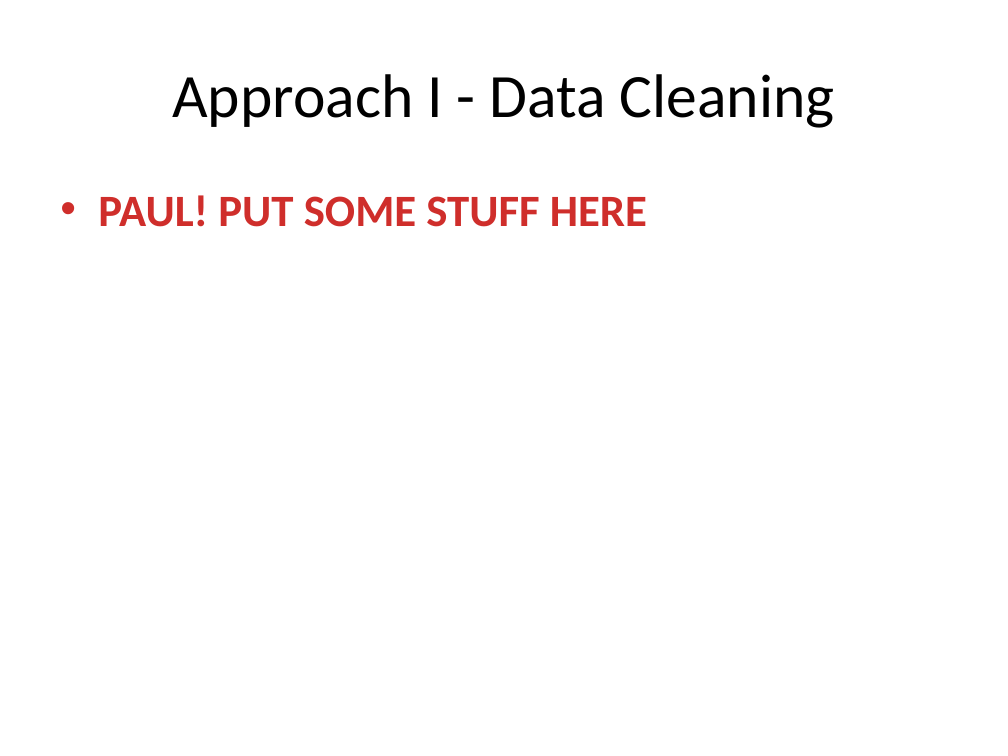
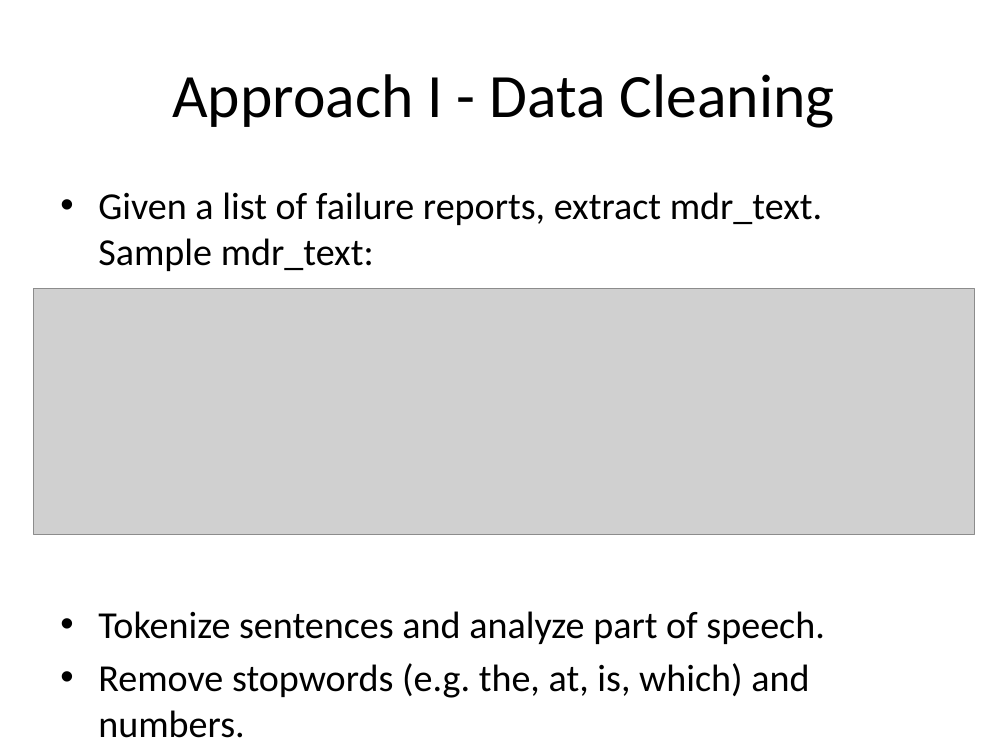
Before and after one commit to sdiemert/SENG_474_Project, a slide deck: slide 8 of presentation/presentation.pptx. Drawn at 1008x756 pixels with LibreOffice and Linux fonts; fonts in the diff are those of the drawing; grey boxes stand for pictures. Boxes give left, top, right and bottom in pixels: in the first picture for what was removed or moved away, otherwise in the second. Text is boxed around its words. In the diff, an @@ line names an element or a change of style, - is before the commit and + after.

Commit message:
Included my part of the presentation.

```diff
--- a/presentation/presentation.pptx
+++ b/presentation/presentation.pptx
@@ text at (98,192,824,698): text changed; size 32 to 27.2 pt; text colour gradient #FC7C7A to #D02F2C to #C70500 to #000000; bold off @@
-• PAUL! PUT SOME STUFF HERE
+• Given a list of failure reports, extract mdr_text.
+  Sample mdr_text:
+• Tokenize sentences and analyze part of speech.
+• Remove stopwords (e.g. the, at, is, which) and numbers.
@@ picture added at (33,288,976,533) @@
```
Also in this commit, not shown: 3 other slides changed.
